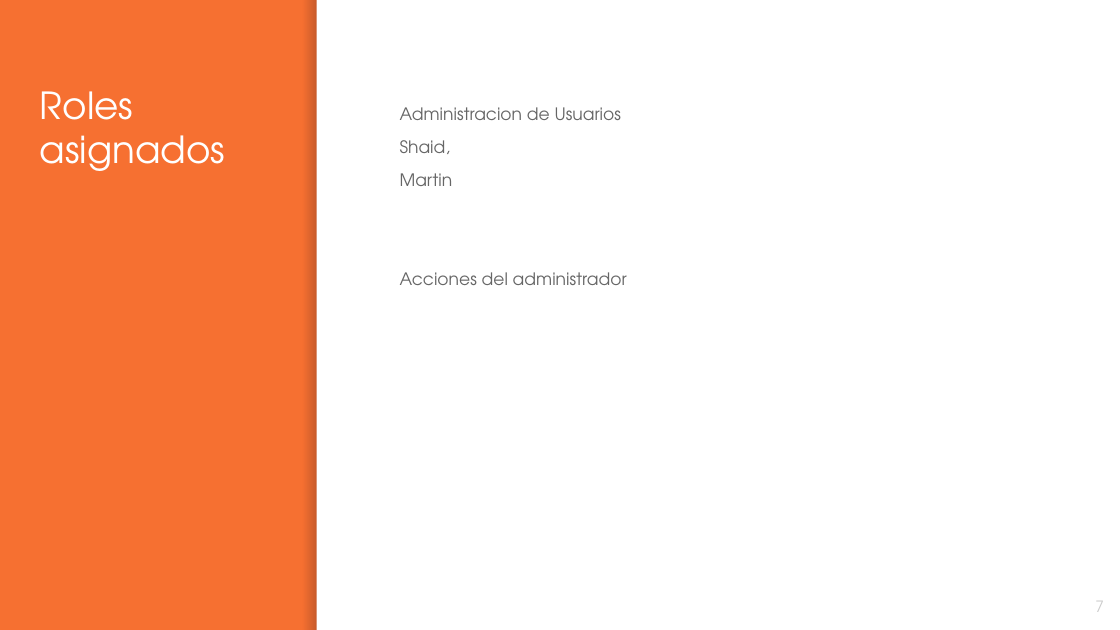
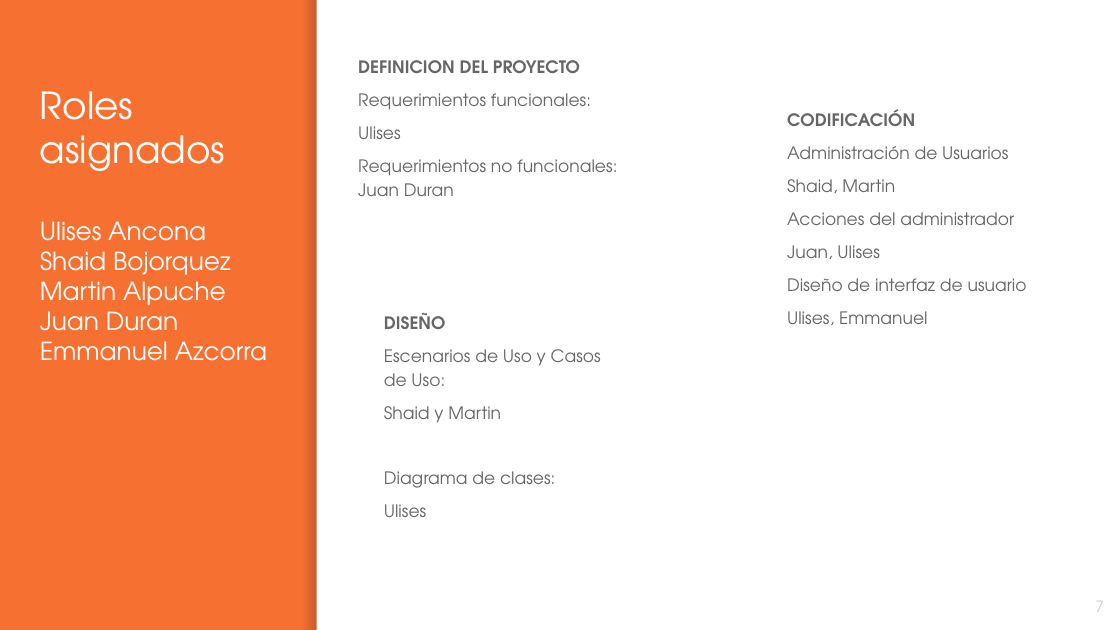
Before and after one commit to uliancona98/TechnoShop, a slide deck: slide 7 of Plan_de_Trabajo/Presentacion.pptx. Drawn at 1120x630 pixels with LibreOffice and Linux fonts; fonts in the diff are those of the drawing. Boxes give left, top, right and bottom in pixels: in the first picture for what was removed or moved away, otherwise in the second. Text is boxed around its words. In the diff, an @@ line names an element or a change of style, - is before the commit and + after.

```diff
--- a/Plan_de_Trabajo/Presentacion.pptx
+++ b/Plan_de_Trabajo/Presentacion.pptx
@@ text added at (358,60,617,196), 11 pt, text #666666 @@
+DEFINICION DEL PROYECTO
+Requerimientos funcionales:
+Ulises
+Requerimientos no funcionales: Juan Duran
@@ title at (40,91,267,361): text changed; size 24 to 16 pt @@
-Roles asignados
+Roles asignados
+Ulises Ancona
+Shaid Bojorquez
+Martin Alpuche
+Juan Duran
+Emmanuel Azcorra
@@ text "CODIFICACIÓN": place and size @@
-text "CODIFICACIÓN" at (400,107,627,285)
+text "CODIFICACIÓN" at (787,109,1027,325)
@@ text at (787,109,1008,193): text changed @@
-Administracion de Usuarios
-Shaid,
-Martin
+CODIFICACIÓN
+Administración de Usuarios
+Shaid, Martin
@@ text at (787,245,1027,325): paragraphs added @@
+Juan, Ulises
+Diseño de interfaz de usuario
+Ulises, Emmanuel
@@ text added at (384,313,601,517), 11 pt, text #666666 @@
+DISEÑO
+Escenarios de Uso y Casos de Uso:
+Shaid y Martin
+Diagrama de clases:
+Ulises
```
Also in this commit, not shown: 1 other slide changed.
